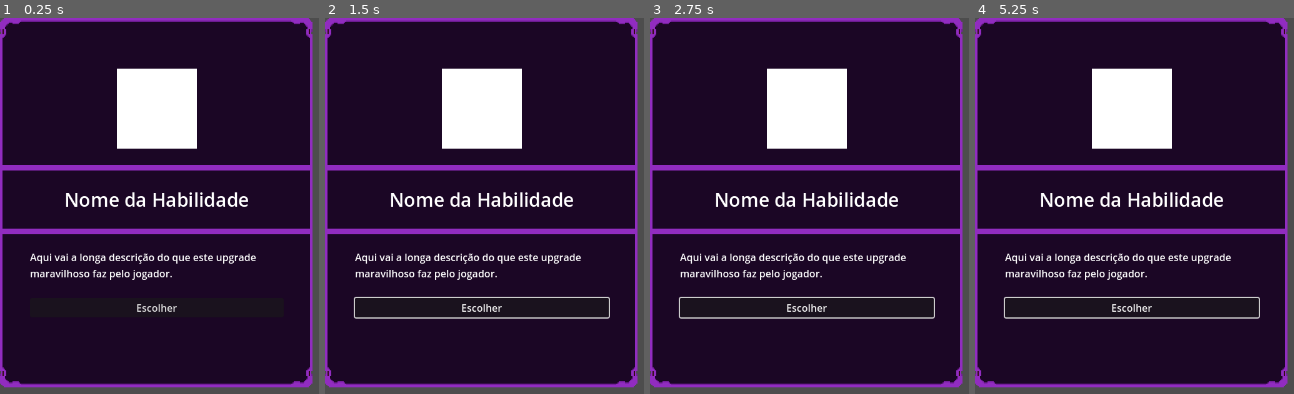
Above: before the commit, frames 1-4 (left to right).
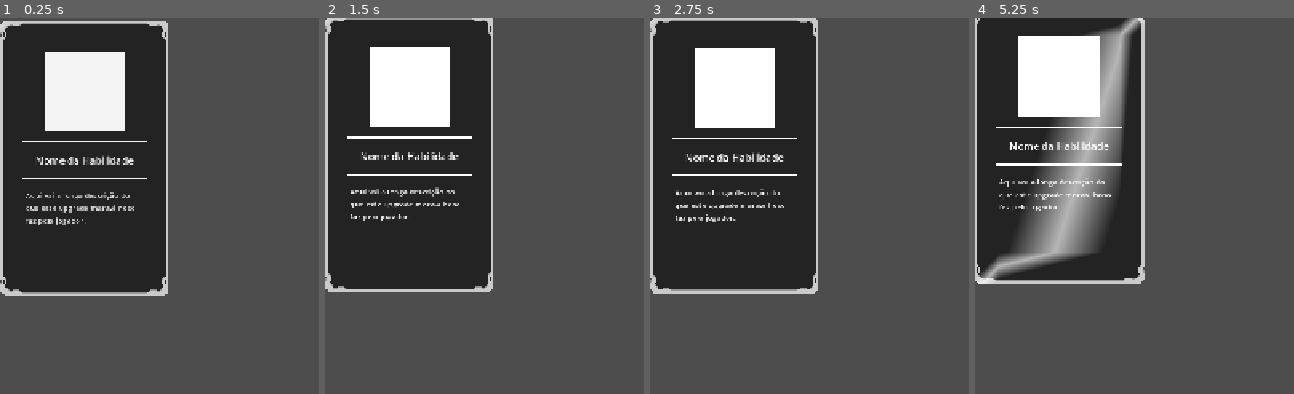
Above: after the commit, the same moments.

Repository: Da6-Dev/D3-Future-Survivor
Game: Godot game, scene res://Scenes/ui/upgrade_card.tscn
Two runs of this game, one before a commit and one after it. Both use one fixed random seed, a clock stepped at 60 frames per second and the inputs below. This scene is started directly instead of the project's main scene.
Inputs (mouse positions are in pixels of both pictures, inside the frame that each line leads up to):
- Up to frame 1 (0.25 s): no input
- Up to frame 2 (1.5 s): click (481, 307) at 0.5 s, where only the run before the commit has a clickable "Escolher"; tap Enter at 1.25 s; move the mouse to (outside the picture) at 1.27 s; hold D (move_right) from 1.28 s (still down); click (outside the picture) at 1.42 s
- Up to frame 3 (2.75 s): tap Space at 2 s; move the mouse to (889, 266) at 2.02 s; release D (move_right) at 2.03 s; hold S (move_down) from 2.03 s (still down); click (889, 266) at 2.17 s
- Up to frame 4 (5.25 s): move the mouse to (outside the picture) at 2.77 s; release S (move_down) at 2.78 s; hold D (move_right) 2.78-3.53 s; click (outside the picture) at 2.92 s; tap Enter at 3.5 s; move the mouse to (outside the picture) at 3.52 s; hold W (move_up) 3.53-4.28 s; click (outside the picture) at 3.67 s; move the mouse to (outside the picture) at 4.27 s; hold A (move_left) from 4.28 s (still down); click (outside the picture) at 4.42 s; tap Space at 5 s; move the mouse to (1134, 175) at 5.02 s; click (1134, 175) at 5.17 s

The runs differ from the first frame. In frame 1, 96% of the frame differs, in the area x 0-99%, y 0-99%; in frame 2, 96%; in frame 3, 96%; in frame 4, 96%.

Commit message:
[NEW] Adicionado animação de cartas de upgrade.

Diff:
--- a/Art/HUD-UI/Tema.tres
+++ b/Art/HUD-UI/Tema.tres
@@ -4,10 +4,10 @@
 
 [sub_resource type="StyleBoxTexture" id="StyleBoxTexture_qfnb3"]
 texture = ExtResource("1_yrrpl")
-texture_margin_left = 48.13365
-texture_margin_top = 80.50273
-texture_margin_right = 45.60385
-texture_margin_bottom = 86.78256
+texture_margin_left = 40.0
+texture_margin_top = 50.0
+texture_margin_right = 40.0
+texture_margin_bottom = 50.0
 
 [resource]
 PanelContainer/styles/panel = SubResource("StyleBoxTexture_qfnb3")
--- a/Scenes/Skills/pistol_skill.tscn
+++ b/Scenes/Skills/pistol_skill.tscn
@@ -8,5 +8,3 @@
 bullet_scene = ExtResource("2_e14uj")
 knockback_strength = 150.0
 ability_id = &"pistol_shot"
-cooldown_time = 1.2
-damage_amount = 2
--- a/Scenes/ui/upgrade_card.tscn
+++ b/Scenes/ui/upgrade_card.tscn
@@ -1,24 +1,37 @@
-[gd_scene load_steps=4 format=3 uid="uid://hsbka7hhhfdl"]
+[gd_scene load_steps=6 format=3 uid="uid://hsbka7hhhfdl"]
 
 [ext_resource type="Script" uid="uid://qfn15brs5d63" path="res://Scripts/ui/upgrade_card.gd" id="1_0dsk3"]
 [ext_resource type="Theme" uid="uid://c0r8e3ecqnmxp" path="res://Art/HUD-UI/Tema.tres" id="1_l7ayb"]
+[ext_resource type="Shader" uid="uid://nvquyokkbi8u" path="res://Shaders/upgrade_card.gdshader" id="1_pkv8w"]
+
+[sub_resource type="ShaderMaterial" id="ShaderMaterial_l7ayb"]
+resource_local_to_scene = true
+shader = ExtResource("1_pkv8w")
+shader_parameter/base_color = Color(1, 1, 1, 1)
+shader_parameter/shine_color = Color(1, 1, 1, 0.4)
+shader_parameter/shine_progress = 0.0
+shader_parameter/shine_width = 0.15
 
 [sub_resource type="StyleBoxLine" id="StyleBoxLine_l7ayb"]
-color = Color(0.5686275, 0.17254902, 0.7529412, 1)
-grow_begin = 48.0
-grow_end = 45.0
-thickness = 9
+color = Color(1, 1, 1, 1)
+grow_begin = 5.0
+grow_end = 5.0
+thickness = 3
 
 [node name="UpgradeCard" type="PanelContainer"]
-custom_minimum_size = Vector2(500, 400)
-offset_right = 389.7375
-offset_bottom = 591.2853
+process_mode = 3
+material = SubResource("ShaderMaterial_l7ayb")
+offset_right = 270.0
+offset_bottom = 395.0
+size_flags_vertical = 4
 theme = ExtResource("1_l7ayb")
 script = ExtResource("1_0dsk3")
 
 [node name="VBoxContainer" type="VBoxContainer" parent="."]
 layout_mode = 2
-theme_override_constants/separation = 28
+size_flags_vertical = 0
+theme_override_constants/separation = 16
+alignment = 1
 
 [node name="ColorRect" type="ColorRect" parent="VBoxContainer"]
 custom_minimum_size = Vector2(128, 128)
@@ -32,7 +45,7 @@
 
 [node name="AbilityNameLabel" type="Label" parent="VBoxContainer"]
 layout_mode = 2
-theme_override_font_sizes/font_size = 30
+theme_override_font_sizes/font_size = 16
 text = "Nome da Habilidade"
 horizontal_alignment = 1
 vertical_alignment = 1
@@ -42,12 +55,8 @@
 theme_override_styles/separator = SubResource("StyleBoxLine_l7ayb")
 
 [node name="DescriptionLabel" type="Label" parent="VBoxContainer"]
-custom_minimum_size = Vector2(250, 0)
+custom_minimum_size = Vector2(190, 120)
 layout_mode = 2
+theme_override_font_sizes/font_size = 12
 text = "Aqui vai a longa descrição do que este upgrade maravilhoso faz pelo jogador."
 autowrap_mode = 2
-
-[node name="ChooseButton" type="Button" parent="VBoxContainer"]
-layout_mode = 2
-text = "Escolher
-"
--- a/Scenes/ui/upgrade_screen.tscn
+++ b/Scenes/ui/upgrade_screen.tscn
@@ -22,8 +22,6 @@
 anchors_preset = 15
 anchor_right = 1.0
 anchor_bottom = 1.0
-offset_top = 61.0
-offset_bottom = 37.0
 grow_horizontal = 2
 grow_vertical = 2
 theme_override_constants/margin_left = 50
@@ -45,6 +43,6 @@
 custom_minimum_size = Vector2(1000, 550)
 layout_mode = 2
 size_flags_horizontal = 4
-size_flags_vertical = 6
+size_flags_vertical = 10
 theme_override_constants/separation = 48
 alignment = 1
--- a/Scripts/ui/upgrade_card.gd
+++ b/Scripts/ui/upgrade_card.gd
@@ -1,15 +1,40 @@
 extends PanelContainer
 
 signal chosen(upgrade: AbilityUpgrade)
+signal mouse_entered_card(card: PanelContainer)
+signal mouse_exited_card()
+
+@export var _upgrade_data: AbilityUpgrade
 
 @onready var ability_name_label: Label = $VBoxContainer/AbilityNameLabel
 @onready var description_label: Label = $VBoxContainer/DescriptionLabel
-@onready var choose_button: Button = $VBoxContainer/ChooseButton
+@onready var shine_color : Color = material.get_shader_parameter("shine_color")
 
-var _upgrade_data: AbilityUpgrade
+var idle_tween: Tween
 
 func _ready() -> void:
-	choose_button.pressed.connect(_on_choose_button_pressed)
+	if material is ShaderMaterial:
+		material = material.duplicate()
+
+	mouse_entered.connect(_on_mouse_entered)
+	mouse_exited.connect(_on_mouse_exited)
+
+	play_appear_animation()
+
+func _gui_input(event: InputEvent) -> void:
+	if event is InputEventMouseButton and event.button_index == MOUSE_BUTTON_LEFT:
+		if event.is_pressed():
+			var tween = create_tween().set_trans(Tween.TRANS_SINE)
+			tween.tween_property(self, "scale", Vector2.ONE, 0.1)
+
+			var pulse_tween = create_tween()
+			var bright_shine = Color(1.0, 1.0, 1.0, 0.8)
+			pulse_tween.tween_property(material, "shader_parameter/shine_color", bright_shine, 0.1)
+			pulse_tween.tween_property(material, "shader_parameter/shine_color", shine_color, 0.2).set_delay(0.1)
+
+		elif event.is_released():
+			emit_signal("chosen", _upgrade_data)
+			get_viewport().set_input_as_handled()
 
 func display_upgrade(upgrade: AbilityUpgrade) -> void:
 	_upgrade_data = upgrade
@@ -17,14 +42,61 @@
 	description_label.text = upgrade.description
 
 	var rarity_colors = {
-		AbilityUpgrade.Rarity.COMMON: Color.WHITE,
-		AbilityUpgrade.Rarity.UNCOMMON: Color.GREEN,
-		AbilityUpgrade.Rarity.RARE: Color.BLUE,
-		AbilityUpgrade.Rarity.EPIC: Color.PURPLE,
+		AbilityUpgrade.Rarity.COMMON: Color.WHITE, AbilityUpgrade.Rarity.UNCOMMON: Color.GREEN,
+		AbilityUpgrade.Rarity.RARE: Color.BLUE, AbilityUpgrade.Rarity.EPIC: Color.PURPLE,
 		AbilityUpgrade.Rarity.LEGENDARY: Color.ORANGE
 	}
-	self_modulate = rarity_colors.get(upgrade.rarity, Color.WHITE)
+	var base_color = rarity_colors.get(upgrade.rarity, Color.WHITE)
+
+	if material is ShaderMaterial:
+		material.set_shader_parameter("base_color", base_color)
 
 
-func _on_choose_button_pressed() -> void:
-	emit_signal("chosen", _upgrade_data)
+func play_idle_animation() -> void:
+	if idle_tween:
+		idle_tween.kill()
+	idle_tween = create_tween().set_loops().set_trans(Tween.TRANS_SINE)
+	idle_tween.tween_property(self, "position:y", -5, 1.5).set_ease(Tween.EASE_IN_OUT)
+	idle_tween.tween_property(self, "position:y", 0, 1.5).set_ease(Tween.EASE_IN_OUT)
+
+func play_appear_animation() -> void:
+	modulate.a = 0.0
+	scale = Vector2(0.9, 0.9)
+	position.y = 50
+	pivot_offset = size / 2
+
+	var tween = create_tween().set_ease(Tween.EASE_OUT).set_trans(Tween.TRANS_CUBIC)
+	tween.parallel().tween_property(self, "modulate:a", 1.0, 0.4)
+	tween.parallel().tween_property(self, "scale", Vector2.ONE, 0.4)
+	tween.parallel().tween_property(self, "position:y", 0, 0.4)
+
+	await tween.finished
+	play_idle_animation()
+
+func _on_mouse_entered() -> void:
+	if idle_tween:
+		idle_tween.kill()
+
+	emit_signal("mouse_entered_card", self)
+
+	var hover_tween = create_tween().set_trans(Tween.TRANS_QUINT).set_ease(Tween.EASE_OUT)
+	hover_tween.parallel().tween_property(self, "position:y", -20, 0.2)
+	hover_tween.parallel().tween_property(self, "scale", Vector2(1.05, 1.05), 0.2)
+
+	var flash_tween = create_tween()
+	var shine_width = material.get_shader_parameter("shine_width")
+	flash_tween.tween_property(material, "shader_parameter/shine_progress", 2.0 + shine_width, 0.4).from(-shine_width)
+
+func _on_mouse_exited() -> void:
+	emit_signal("mouse_exited_card")
+
+	var return_tween = create_tween().set_trans(Tween.TRANS_QUINT).set_ease(Tween.EASE_OUT)
+	return_tween.parallel().tween_property(self, "position:y", 0, 0.2)
+	return_tween.parallel().tween_property(self, "scale", Vector2(1.0, 1.0), 0.2)
+
+	var shine_width = material.get_shader_parameter("shine_width")
+	material.set_shader_parameter("shine_progress", -shine_width)
+
+	await return_tween.finished
+
+	play_idle_animation()
--- a/Scripts/ui/upgrade_screen.gd
+++ b/Scripts/ui/upgrade_screen.gd
@@ -4,19 +4,73 @@
 
 const UpgradeCardScene = preload("res://Scenes/ui/upgrade_card.tscn")
 @onready var card_container: HBoxContainer = $ColorRect/MarginContainer/VBoxContainer/CardContainer
+@onready var background: ColorRect = $ColorRect
+
+var _selection_made := false
 
 func show_options(upgrades: Array[AbilityUpgrade]) -> void:
+	_selection_made = false
+
 	for child in card_container.get_children():
 		child.queue_free()
 
-	for upgrade_data in upgrades:
+	background.modulate.a = 0.0
+	self.show()
+
+	var screen_tween = create_tween()
+	screen_tween.tween_property(background, "modulate:a", 1.0, 0.2)
+	await screen_tween.finished
+
+	for i in range(upgrades.size()):
+		var upgrade_data = upgrades[i]
 		var card_instance = UpgradeCardScene.instantiate()
 		card_container.add_child(card_instance)
 		card_instance.display_upgrade(upgrade_data)
+
 		card_instance.chosen.connect(_on_upgrade_chosen)
+		card_instance.mouse_entered_card.connect(_on_card_hovered)
+		card_instance.mouse_exited_card.connect(_on_card_unhovered)
 
-	self.show()
+		card_instance.play_appear_animation()
+		await get_tree().create_timer(0.1).timeout
+
+func _on_card_hovered(hovered_card: PanelContainer) -> void:
+	if _selection_made: return
+
+	for card in card_container.get_children():
+		if card != hovered_card:
+			var tween = create_tween().set_trans(Tween.TRANS_SINE)
+			tween.parallel().tween_property(card, "scale", Vector2(0.95, 0.95), 0.2)
+			tween.parallel().tween_property(card, "modulate", Color(0.7, 0.7, 0.7), 0.2)
+
+func _on_card_unhovered() -> void:
+	if _selection_made: return
+
+	for card in card_container.get_children():
+		var tween = create_tween().set_trans(Tween.TRANS_SINE)
+		tween.parallel().tween_property(card, "scale", Vector2.ONE, 0.2)
+		tween.parallel().tween_property(card, "modulate", Color.WHITE, 0.2)
 
 func _on_upgrade_chosen(chosen_upgrade: AbilityUpgrade) -> void:
+	if _selection_made: return
+	_selection_made = true
+
+	var chosen_card_node = null
+	for card in card_container.get_children():
+		if card._upgrade_data == chosen_upgrade:
+			chosen_card_node = card
+			break
+
+	var exit_tween = create_tween().set_parallel()
+
+	for card in card_container.get_children():
+		if card == chosen_card_node:
+			exit_tween.tween_property(card, "scale", Vector2(1.2, 1.2), 0.3).set_delay(0.1)
+			exit_tween.tween_property(card, "modulate:a", 0.0, 0.4)
+		else:
+			exit_tween.tween_property(card, "modulate:a", 0.0, 0.2)
+
+	await exit_tween.finished
+
 	self.hide()
 	emit_signal("upgrade_selected", chosen_upgrade)
--- a/Shaders/electric_beam.gdshader
+++ b/Shaders/electric_beam.gdshader
@@ -1,36 +1,25 @@
 shader_type canvas_item;
 
-// Uniforms: Parâmetros que podemos ajustar no editor
-uniform vec4 core_color : source_color = vec4(1.0, 1.0, 1.0, 1.0); // Núcleo branco
-uniform vec4 glow_color : source_color = vec4(0.2, 0.8, 1.0, 0.8); // Brilho azul
-uniform float core_width : hint_range(0.0, 1.0) = 0.2; // Largura do núcleo (0.0 a 1.0)
-uniform float flicker_intensity : hint_range(0.0, 1.0) = 0.6; // Força do tremor
-uniform float flicker_speed : hint_range(0.0, 20.0) = 8.0; // Velocidade do tremor
+uniform vec4 core_color : source_color = vec4(1.0, 1.0, 1.0, 1.0);
+uniform vec4 glow_color : source_color = vec4(0.2, 0.8, 1.0, 0.8);
+uniform float core_width : hint_range(0.0, 1.0) = 0.2;
+uniform float flicker_intensity : hint_range(0.0, 1.0) = 0.6;
+uniform float flicker_speed : hint_range(0.0, 20.0) = 8.0;
 
-// Função simples para gerar ruído pseudo-aleatório
 float rand(vec2 co){
     return fract(sin(dot(co.xy ,vec2(12.9898,78.233))) * 43758.5453);
 }
 
 void fragment() {
-    // UV.y vai de 0.0 (topo da linha) a 1.0 (base da linha).
-    // Calculamos a distância do centro (0.0 no centro, 1.0 nas bordas).
     float dist_from_center = abs(UV.y - 0.5) * 2.0;
 
-    // Interpola entre a cor do núcleo e a cor do brilho.
-    // smoothstep cria uma transição suave.
     vec4 base_color = mix(core_color, glow_color, smoothstep(core_width, 1.0, dist_from_center));
 
-    // Calcula o ruído baseado na posição ao longo da linha (UV.x) e no tempo (TIME).
-    float noise = rand(vec2(UV.x * 5.0, TIME * flicker_speed)); // Multiplicar UV.x dá mais detalhe ao ruído
+    float noise = rand(vec2(UV.x * 5.0, TIME * flicker_speed));
 
-    // Aplica a intensidade do tremor ao ruído.
-    // 'noise' agora varia entre (1.0 - flicker_intensity) e 1.0.
     noise = mix(1.0 - flicker_intensity, 1.0, noise);
 
-    // Modula o alfa (transparência) da cor base pelo ruído para criar o flicker.
     base_color.a *= noise;
 
-    // A cor final é a cor calculada multiplicada pela cor original do Line2D (vertex color).
     COLOR = base_color * COLOR;
 }
--- /dev/null
+++ b/Shaders/upgrade_card.gdshader
@@ -0,0 +1,23 @@
+shader_type canvas_item;
+
+uniform vec4 base_color : source_color = vec4(1.0, 1.0, 1.0, 1.0);
+
+uniform vec4 shine_color : source_color = vec4(1.0, 1.0, 1.0, 0.4);
+uniform float shine_progress : hint_range(-1.0, 2.0) = 0.0;
+uniform float shine_width : hint_range(0.0, 1.0) = 0.15;
+
+void fragment() {
+    vec4 current_color = texture(TEXTURE, UV) * base_color;
+
+    float shine_start = shine_progress - shine_width;
+    float shine_end = shine_progress + shine_width;
+
+    float diagonal_pos = UV.x + UV.y;
+
+    if (diagonal_pos > shine_start && diagonal_pos < shine_end) {
+        float shine_factor = 1.0 - abs(diagonal_pos - shine_progress) / shine_width;
+        current_color.rgb = mix(current_color.rgb, shine_color.rgb, shine_factor * shine_color.a);
+    }
+
+    COLOR = current_color;
+}
--- a/Upgrades/Passives/CritDamage/passive_crit_damage_common.tres
+++ b/Upgrades/Passives/CritDamage/passive_crit_damage_common.tres
@@ -1,13 +1,12 @@
-[gd_resource type="Resource" script_class="AbilityUpgrade" load_steps=2 format=3]
+[gd_resource type="Resource" script_class="AbilityUpgrade" load_steps=2 format=3 uid="uid://cw2wf8v3jsk4i"]
 
-[ext_resource type="Script" path="res://Scripts/Resources/AbilityUpgrade.gd" id="1_script"]
+[ext_resource type="Script" uid="uid://dd7jfgwmgvq8r" path="res://Scripts/Resources/AbilityUpgrade.gd" id="1_script"]
 
 [resource]
 script = ExtResource("1_script")
 id = &"passive_crit_damage_common"
 ability_name = "Passiva: Devastador"
 description = "Aumenta o dano de acertos críticos em +25%."
-rarity = 0
 type = 2
 passive_stat_id = &"stat_crit_damage"
 modifiers = {
--- a/project.godot
+++ b/project.godot
@@ -28,6 +28,7 @@
 
 window/size/viewport_width=1280
 window/size/viewport_height=720
+window/stretch/mode="canvas_items"
 
 [input]
 
@@ -68,4 +69,3 @@
 textures/canvas_textures/default_texture_filter=0
 renderer/rendering_method="gl_compatibility"
 renderer/rendering_method.mobile="gl_compatibility"
-2d/snap/snap_2d_transforms_to_pixel=true
Binary file changed: Art/HUD-UI/PanelContainer.png
Not shown, added: Shaders/upgrade_card.gdshader.uid
